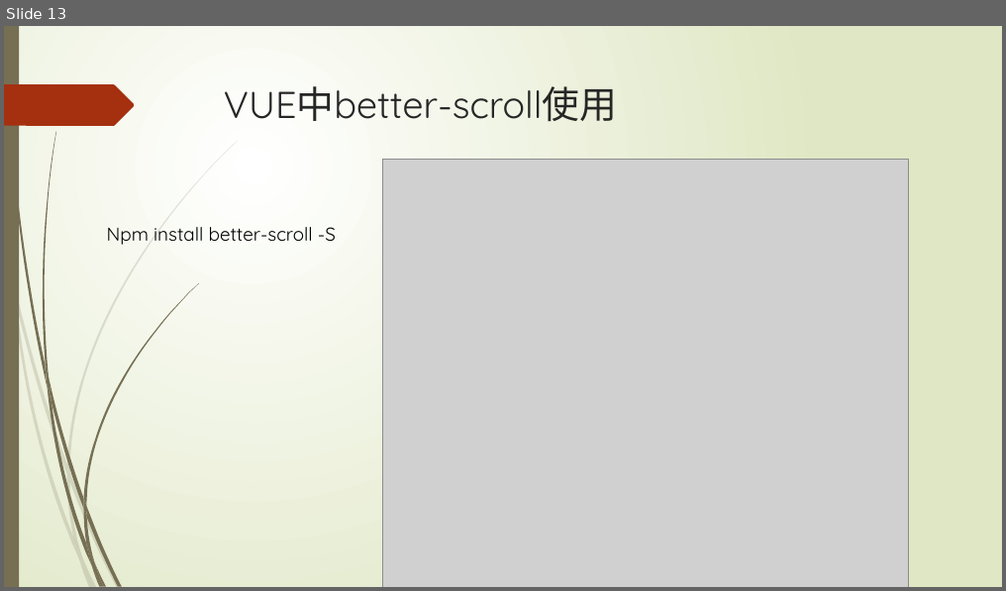
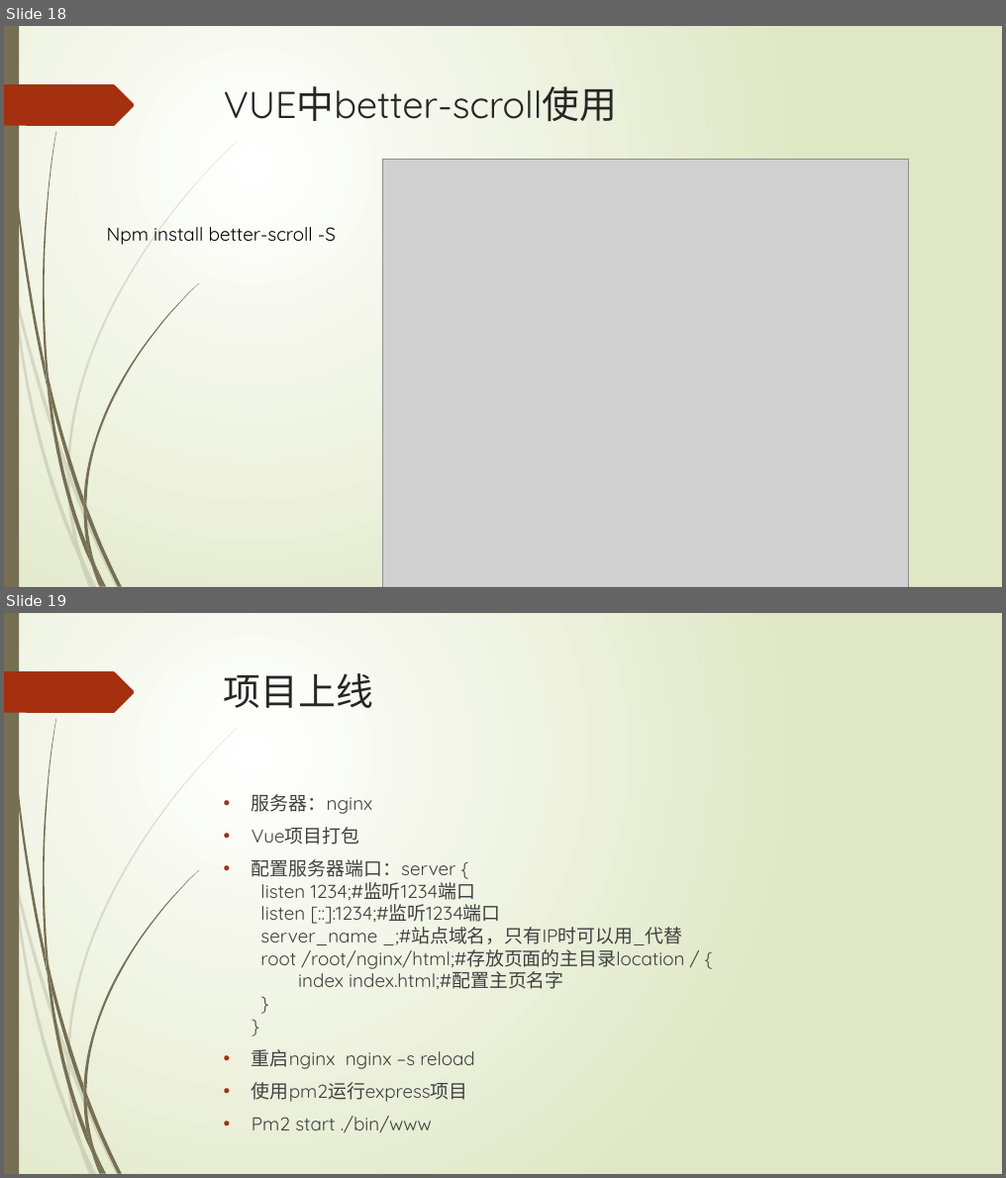
Before and after one commit to Caramel-Zhao/vipshop-vue-demo, a slide deck: ppt-doc/vip-shop.pptx. Shown one above the other, each under a label of ours: slide 13 before the commit, slides 18 and 19 after it. The pictures are 1006x591 and 1006x1178 pixels, drawn with LibreOffice and Linux fonts; fonts in the diff are those of the drawing; grey boxes stand for pictures. Boxes give left, top, right and bottom in pixels: in the first picture for what was removed or moved away, otherwise in the second. Text is boxed around its words. In the diff, an @@ line names an element or a change of style, - is before the commit and + after.

Commit message:
ppt+

```diff
--- a/ppt-doc/vip-shop.pptx
+++ b/ppt-doc/vip-shop.pptx
@@ slide 19 added at bbox=[4, 613, 1002, 1174], background gradient #FFFFFF to #DFE8C4; not listed: 24 template elements that a slide beside it also shows @@
@@ title added at bbox=[224, 673, 373, 708], 36 pt, text #262626 @@
+项目上线
@@ text added at bbox=[252, 794, 684, 1102], 18 pt, text #404040 @@
+• 服务器：nginx
+• Vue项目打包
+• 配置服务器端口：server {
+  listen 1234;#监听1234端口
+  listen [::]:1234;#监听1234端口
+  server_name _;#站点域名，只有IP时可以用_代替
+  root /root/nginx/html;#存放页面的主目录location / {
+  index index.html;#配置主页名字
+  }
+  }
+• 重启nginx nginx –s reload
+• 使用pm2运行express项目
+• Pm2 start ./bin/www
@@ what was slide 13 is now slide 18 @@
```
Also in this commit, not shown: 5 other slides added, 1 other file.
